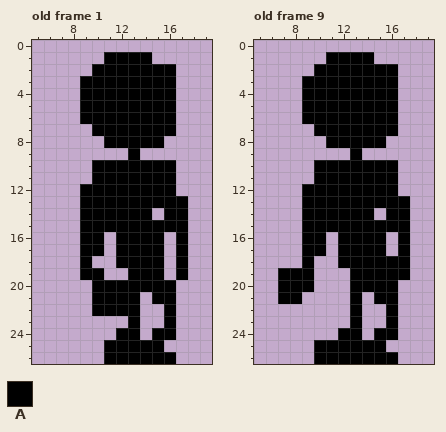
Two states of a pixel-art file, Reference/zombie-walk.ase. Above is the file before it was changed.
26x27 pixels, 17 frames. Shown: old frame 1: x 5..19, y 0..26; old frame 9: x 5..19, y 0..26. The commit also changed other frames, which this record leaves out.
Palette (. is transparent): A #000000
Pixels before, old frame 1, first column x 9:
 1 ..AAAA...
 2 .AAAAAAA.
 3 AAAAAAAA.
 4 AAAAAAAA.
 5 AAAAAAAA.
 6 AAAAAAAA.
 7 .AAAAAAA.
 8 ..AAAAA..
 9 ....A....
10 .AAAAAAA.
11 .AAAAAAA.
12 AAAAAAAA.
13 AAAAAAAAA
14 AAAAAA.AA
15 AAAAAAAAA
16 AA.AAAA.A
17 AA.AAAA.A
18 A..AAAA.A
19 AA..AAA.A
20 .AAAAAAA.
21 .AAAA.AA.
22 .AAAA..A.
23 ....A..A.
24 ...AA.AA.
25 ..AAAAA..
26 ..AAAAAA.
Pixels before, old frame 9, first column x 7:
 1 ....AAAA...
 2 ...AAAAAAA.
 3 ..AAAAAAAA.
 4 ..AAAAAAAA.
 5 ..AAAAAAAA.
 6 ..AAAAAAAA.
 7 ...AAAAAAA.
 8 ....AAAAA..
 9 ......A....
10 ...AAAAAAA.
11 ...AAAAAAA.
12 ..AAAAAAAA.
13 ..AAAAAAAAA
14 ..AAAAAA.AA
15 ..AAAAAAAAA
16 ..AA.AAAA.A
17 ..AA.AAAA.A
18 ..A..AAAAAA
19 AAA...AAAAA
20 AAA...AAAA.
21 AA....A.AA.
22 ......A..A.
23 ......A..A.
24 .....AA.AA.
25 ...AAAAAA..
26 ...AAAAAAA.
The result:
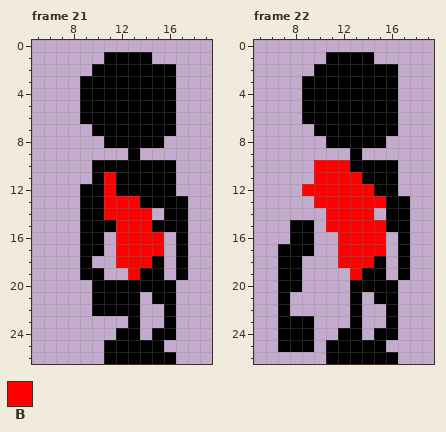
Colours new in this view: B #ff0000
A new or re-ordered frame is compared with the old frame closest to it.
The edit:
frames 17 -> 30
Changed rows in their new state; - is an unchanged pixel.
Frame 21 is new; against old frame 1:
first column x 11:
11 B----
12 B----
13 BBB--
14 BBBB-
15 -BBB-
16 -BBBB
17 -BBBB
18 -BBB-
19 --B--
Frame 22 is new; against old frame 9:
first column x 7:
10 ---BBB----
11 ---BBBB---
12 --BBBBBB--
13 --.BBBBBB-
14 --..BBBB--
15 -A-.BBBBB-
16 -A-.-BBBB-
17 AA-.-BBBB-
18 AA.--BBB-.
19 --.---B--.
20 --.-------
21 -.--------
22 A---------
23 AAA-------
24 AAA-------
25 AAA.------
26 ---.------
